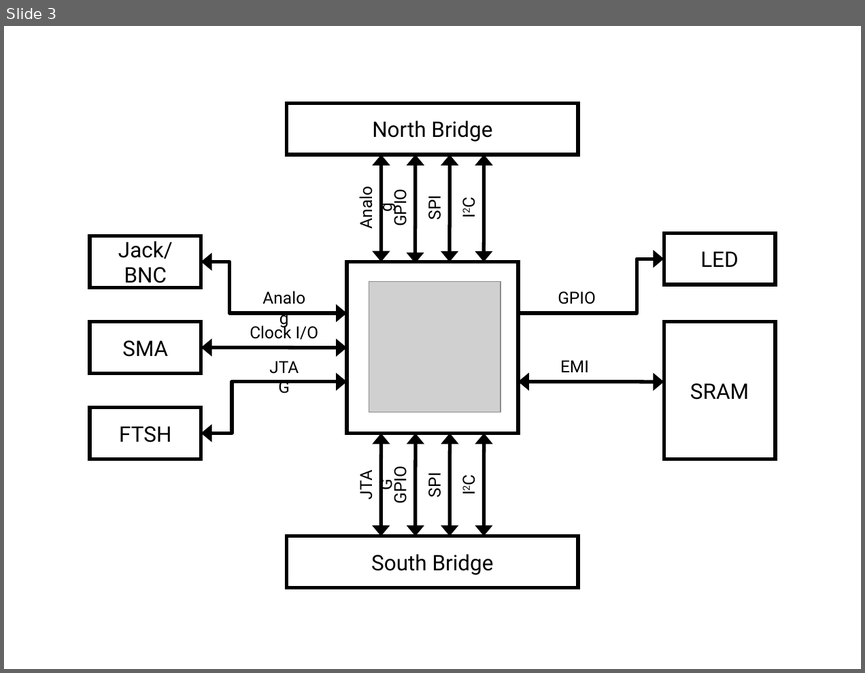
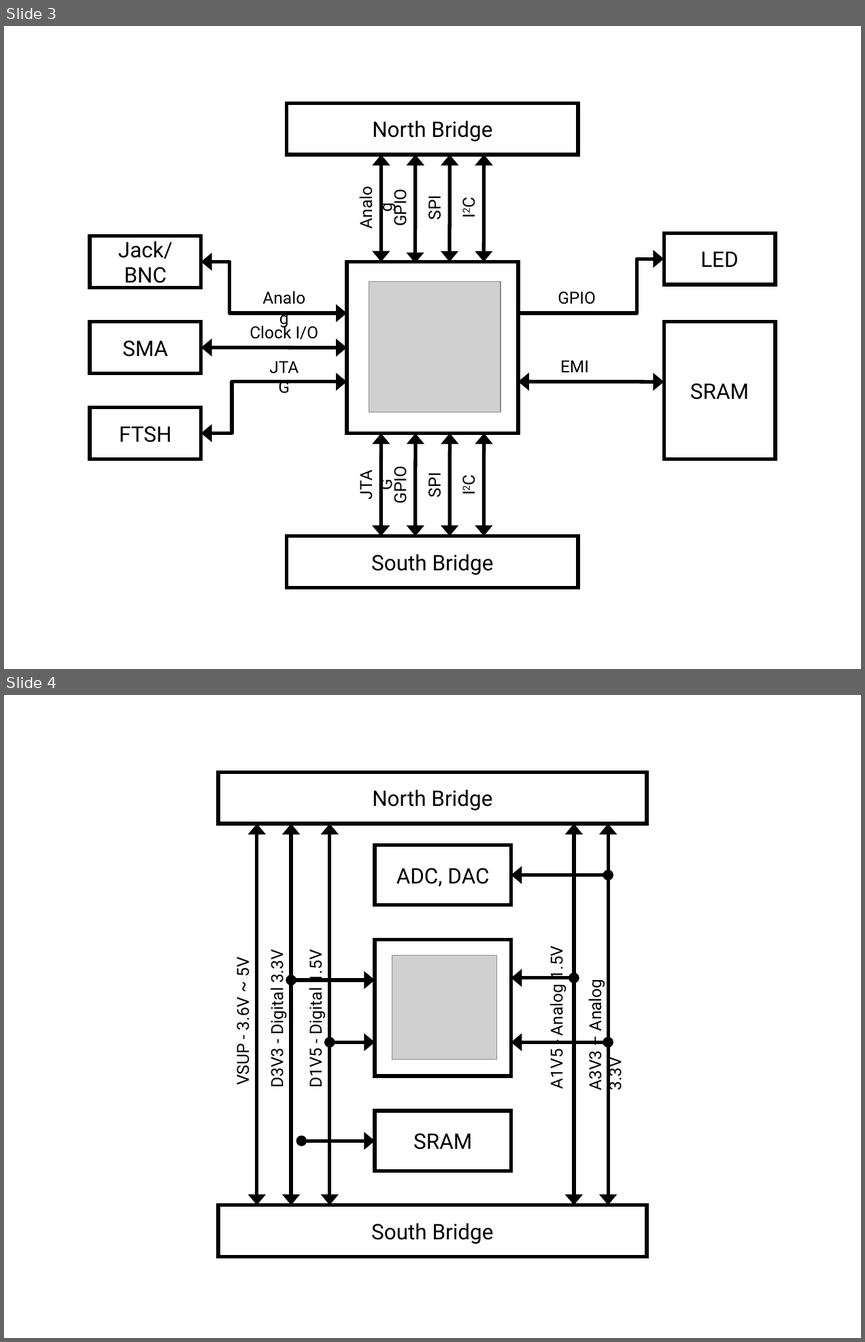
Before and after one commit to marmote/marmote, a slide deck: hardware/MainBoard/Misc/BlockDiagram.pptx. Shown one above the other, each under a label of ours: slide 3 before the commit, slides 3 and 4 after it. The pictures are 865x673 and 865x1342 pixels, drawn with LibreOffice and Linux fonts; fonts in the diff are those of the drawing; grey boxes stand for pictures. Boxes give left, top, right and bottom in pixels: in the first picture for what was removed or moved away, otherwise in the second. Text is boxed around its words. In the diff, an @@ line names an element or a change of style, - is before the commit and + after.

```diff
--- a/hardware/MainBoard/Misc/BlockDiagram.pptx
+++ b/hardware/MainBoard/Misc/BlockDiagram.pptx
@@ slide 4 added at <box>4,695,861,1338</box>, background #FFFFFF @@
@@ rectangle added at <box>218,772,647,824</box>, outline #000000 3 pt, 18 pt, text #000000 @@
+North Bridge
@@ double arrow added from (257, 824) to (257, 1205), #000000 3 pt @@
@@ double arrow added from (291, 824) to (291, 1205), #000000 3 pt @@
@@ double arrow added from (330, 824) to (330, 1205), #000000 3 pt @@
@@ double arrow added from (574, 824) to (574, 1205), #000000 3 pt @@
@@ double arrow added from (608, 824) to (608, 1205), #000000 3 pt @@
@@ rectangle added at <box>375,845,511,905</box>, outline #000000 3 pt, 18 pt, text #000000 @@
+ADC, DAC
@@ double arrow added from (608, 875) to (511, 875), #000000 3 pt @@
@@ text added at <box>231,958,253,1084</box>, 14 pt, text #000000 @@
+VSUP - 3.6V ~ 5V
@@ text added at <box>266,953,288,1086</box>, 14 pt, text #000000 @@
+D3V3 - Digital 3.3V
@@ text added at <box>304,953,326,1086</box>, 14 pt, text #000000 @@
+D1V5 - Digital 1.5V
@@ rectangle added at <box>375,940,511,1076</box>, outline #000000 3 pt @@
@@ picture added at <box>392,955,496,1059</box> @@
@@ text added at <box>545,949,567,1088</box>, 14 pt, text #000000 @@
+A1V5 - Analog 1.5V
@@ double arrow added from (574, 978) to (511, 978), #000000 3 pt @@
@@ double arrow added from (291, 981) to (375, 981), #000000 3 pt @@
@@ text added at <box>583,983,626,1090</box>, 14 pt, text #000000 @@
+A3V3 – Analog 3.3V
@@ double arrow added from (330, 1042) to (375, 1042), #000000 3 pt @@
@@ double arrow added from (608, 1042) to (511, 1042), #000000 3 pt @@
@@ rectangle added at <box>375,1110,511,1170</box>, outline #000000 3 pt, 18 pt, text #000000 @@
+SRAM
@@ double arrow added from (301, 1140) to (375, 1140), #000000 3 pt @@
@@ rectangle added at <box>218,1205,647,1256</box>, outline #000000 3 pt, 18 pt, text #000000 @@
+South Bridge
```
Also in this commit, not shown: 1 other slide added.
